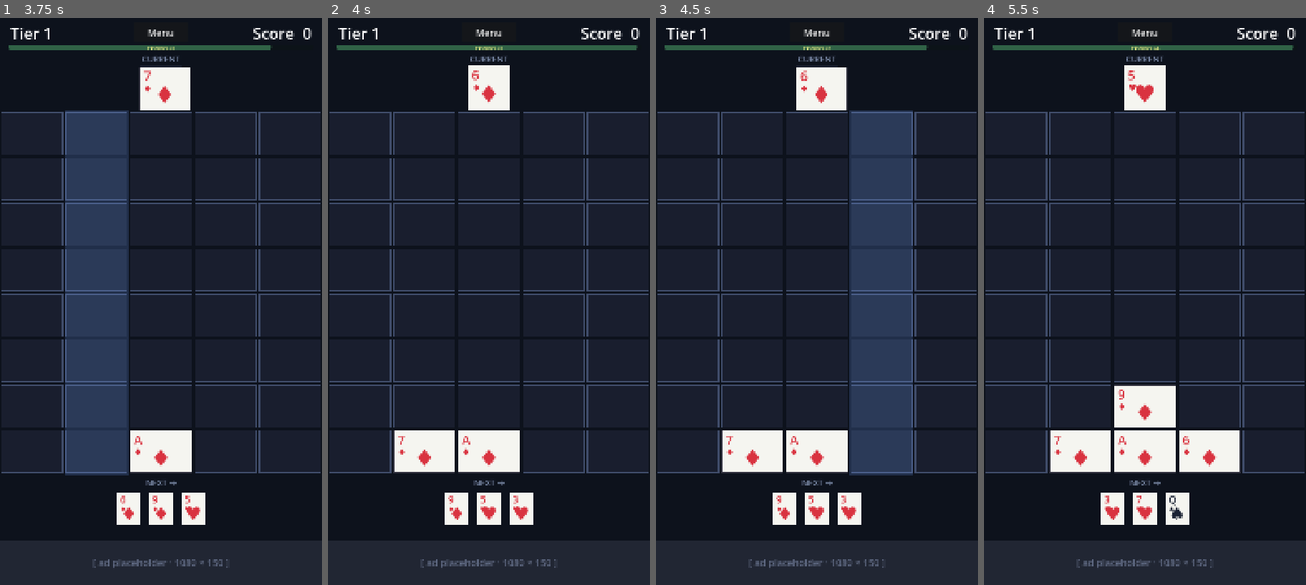
Above: before the commit, frames 1-4 (left to right).
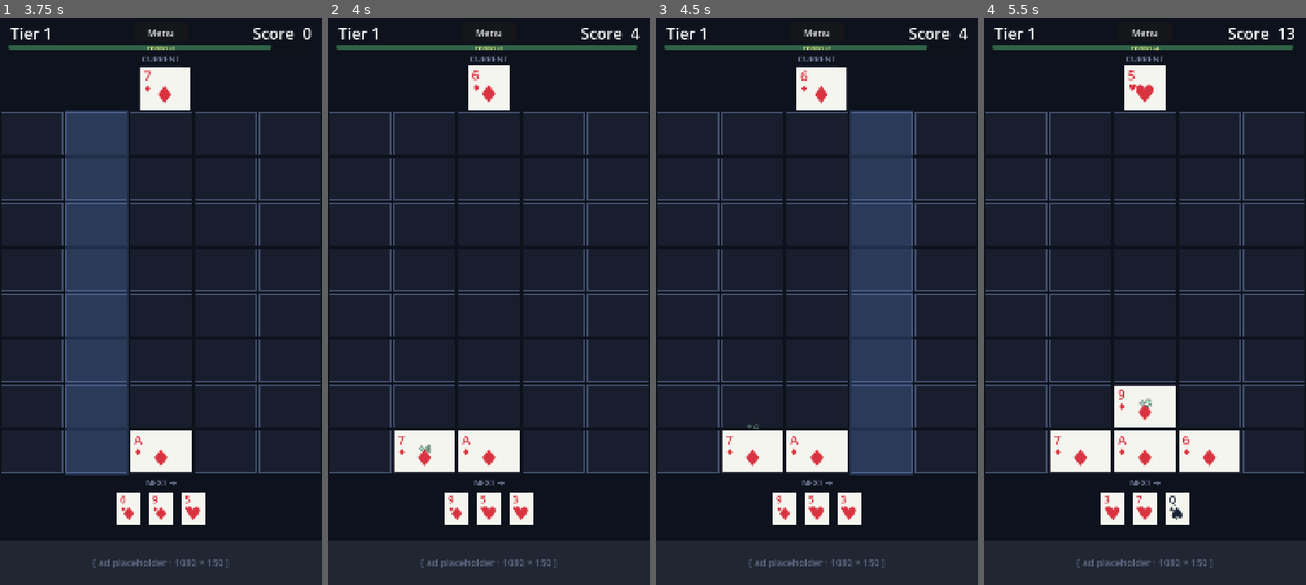
Above: after the commit, the same moments.

Repository: KrisCagle/Godot-CardStack
Game: Godot game, scene res://scenes/Title.tscn
The game is run twice, just before and just after one commit, with the same random seed, the same clock (stepped at 60 frames per second) and the same inputs.
Inputs (mouse positions are in pixels of both pictures, inside the frame that each line leads up to):
- Up to frame 1 (3.75 s): click "PLAY" at 0.5 s; click "Menu" at 1.25 s; click "PLAY" at 2 s; tap Enter at 2.75 s; move the mouse to (161, 290) at 2.77 s; click (161, 290) at 2.92 s; tap Space at 3.5 s; move the mouse to (96, 329) at 3.52 s; click (96, 329) at 3.67 s
- Up to frame 2 (4 s): no input
- Up to frame 3 (4.5 s): move the mouse to (849, 171) at 4.27 s; click (849, 171) at 4.42 s
- Up to frame 4 (5.5 s): move the mouse to (1128, 414) at 5.02 s; click (1128, 414) at 5.17 s

Frame 1 is identical in both runs. In frame 2, less than 0.1% of the frame differs, in the area x 28-97%, y 1-77%; in frame 3, less than 0.1%; in frame 4, 0.3%, in the area x 47-97%, y 1-69%.

Commit message:
Add strategy depth: diagonals, 2x2 same-suit squares, adjacency
Three new scoring axes layered on top of the existing row + bottom-5-
column scans, all weighing into every column-tap decision:

- Diagonals: 5-card down-right and down-left lines now evaluate as
  poker hands. With a 5-wide grid each direction has 4 starting Y
  positions (4 of each direction = 8 possible diagonals), and they
  span the full width so every diagonal touches every column.

- Same-suit 2×2 squares: when a placement forms a 2×2 of one suit,
  award a +20 (× combo) one-time bonus per square. Cells stay on the
  board and remain eligible for normal row/column/diagonal scoring.

- Adjacency on placement: each same-rank neighbor +5, each same-suit
  neighbor +3, both stack and multiply by combo. Encourages clustering.

Per-placement bonuses fire a small floating "+N" popup near the placed
card so the player can see why score moved when no hand cleared.

Also adds class_name PlayField to playfield.gd (and re-types
game.gd's playfield reference) so the inferrer stops complaining
about every cell_local_rect / find_scoring_groups call — kills the
type-warning class going forward. New card_at(col, row) and
find_same_suit_squares_at helpers expose grid lookups without
reaching into the underlying 2D array.

Diff:
--- a/DeckDrop/scripts/game.gd
+++ b/DeckDrop/scripts/game.gd
@@ -40,7 +40,7 @@
 	"Royal Flush": 500,
 }
 
-@onready var playfield: Control = $PlayField
+@onready var playfield: PlayField = $PlayField
 @onready var score_label: Label = $HUD/ScoreLabel
 @onready var tier_label: Label = $HUD/TierLabel
 @onready var back_button: Button = $HUD/BackButton
@@ -125,6 +125,7 @@
 	var placed := _current
 	await _animate_drop(placed, col, target_row)
 	playfield.place_card(placed, col)
+	_apply_placement_bonuses(col, target_row, placed)
 	await _process_cascades()
 	_check_tier_up()
 
@@ -424,6 +425,77 @@
 			return Color(0.90, 0.90, 0.94)
 
 
+# --- per-placement bonuses (strategy depth) ---
+
+
+# Awards adjacency (same-rank +5, same-suit +3 per neighbor) and same-suit 2×2
+# square bonuses (+20 each) for the just-placed card, multiplied by the active
+# combo. Fires a single mini popup near the placement so the player can see why
+# the score moved.
+func _apply_placement_bonuses(col: int, row: int, placed: Card) -> void:
+	if placed == null or placed.is_joker:
+		return
+	var combo_mult := 1.0 + float(maxi(0, _combo - 1)) * COMBO_INCREMENT
+
+	var adj_raw := _adjacency_bonus(col, row, placed)
+	var squares: Array = playfield.find_same_suit_squares_at(col, row)
+	var square_raw := squares.size() * 20
+	var raw_total := adj_raw + square_raw
+	if raw_total <= 0:
+		return
+
+	var earned := int(round(float(raw_total) * combo_mult))
+	score += earned
+	_refresh_score()
+
+	var rect: Rect2 = playfield.cell_local_rect(col, row)
+	var center: Vector2 = playfield.global_position + rect.position + rect.size * 0.5
+	var color: Color = Color(0.70, 1.00, 0.85) if square_raw == 0 else Color(0.80, 0.95, 1.00)
+	_spawn_mini_popup("+%d" % earned, center, color)
+
+
+func _adjacency_bonus(col: int, row: int, placed: Card) -> int:
+	var bonus := 0
+	var neighbors := [
+		Vector2i(col - 1, row),
+		Vector2i(col + 1, row),
+		Vector2i(col, row - 1),
+		Vector2i(col, row + 1),
+	]
+	for n in neighbors:
+		var neighbor: Card = playfield.card_at(n.x, n.y)
+		if neighbor == null or neighbor.is_joker:
+			continue
+		if neighbor.rank == placed.rank:
+			bonus += 5
+		if neighbor.suit == placed.suit:
+			bonus += 3
+	return bonus
+
+
+func _spawn_mini_popup(text: String, world_pos: Vector2, color: Color) -> void:
+	var popup := Label.new()
+	popup.text = text
+	popup.add_theme_font_size_override("font_size", 36)
+	popup.add_theme_color_override("font_color", color)
+	popup.add_theme_color_override("font_outline_color", Color(0, 0, 0, 0.9))
+	popup.add_theme_constant_override("outline_size", 6)
+	popup.z_index = 90
+	popup.mouse_filter = Control.MOUSE_FILTER_IGNORE
+	add_child(popup)
+	await get_tree().process_frame
+	popup.position = world_pos - popup.size * 0.5
+	var start_y := popup.position.y
+
+	var tween := create_tween().set_parallel(true)
+	tween.tween_property(popup, "position:y", start_y - 90.0, 0.7) \
+		.set_trans(Tween.TRANS_QUAD).set_ease(Tween.EASE_OUT)
+	tween.tween_property(popup, "modulate:a", 0.0, 0.45).set_delay(0.25)
+
+	await tween.finished
+	popup.queue_free()
+
+
 func _on_play_again_pressed() -> void:
 	_start_new_game()
 
--- a/DeckDrop/scripts/playfield.gd
+++ b/DeckDrop/scripts/playfield.gd
@@ -1,8 +1,12 @@
+class_name PlayField
 extends Control
 ## The 5x8 play grid. Owns visual rendering, column-tap input, and grid state.
 ## Game.gd asks where a card would land, animates the drop, then commits the
 ## card via place_card and runs the scoring/cascade loop using find_scoring_groups,
 ## clear_cells, and apply_gravity.
+##
+## Scoring axes: full rows (top-to-bottom), bottom-5 of each column, and 5-card
+## diagonals (down-right and down-left, 4 starting positions each in our 5×8 grid).
 
 const GRID_WIDTH := 5
 const GRID_HEIGHT := 8
@@ -128,7 +132,100 @@
 			"axis": "column",
 		})
 
+	# Diagonals (down-right: \) — with width 5, only one x-start fits.
+	for y_start in range(GRID_HEIGHT - 4):
+		var diag_cards: Array = []
+		var complete := true
+		for i in 5:
+			var c: Card = grid[i][y_start + i]
+			if c == null:
+				complete = false
+				break
+			diag_cards.append(c)
+		if not complete:
+			continue
+		var result: Dictionary = HandEvaluator.evaluate(diag_cards)
+		if int(result.score) <= 0:
+			continue
+		var cells: Array = []
+		for i in 5:
+			cells.append(Vector2i(i, y_start + i))
+		groups.append({
+			"cells": cells,
+			"name": result.name,
+			"score": int(result.score),
+			"rank": int(result.rank),
+			"multiplier": int(result.multiplier),
+			"axis": "diag↘",
+		})
+
+	# Diagonals (down-left: /)
+	for y_start in range(GRID_HEIGHT - 4):
+		var diag_cards: Array = []
+		var complete := true
+		for i in 5:
+			var c: Card = grid[GRID_WIDTH - 1 - i][y_start + i]
+			if c == null:
+				complete = false
+				break
+			diag_cards.append(c)
+		if not complete:
+			continue
+		var result: Dictionary = HandEvaluator.evaluate(diag_cards)
+		if int(result.score) <= 0:
+			continue
+		var cells: Array = []
+		for i in 5:
+			cells.append(Vector2i(GRID_WIDTH - 1 - i, y_start + i))
+		groups.append({
+			"cells": cells,
+			"name": result.name,
+			"score": int(result.score),
+			"rank": int(result.rank),
+			"multiplier": int(result.multiplier),
+			"axis": "diag↙",
+		})
+
 	return groups
+
+
+# Returns the 2×2 same-suit squares that include (col, row), as a list of
+# top-left Vector2i corners. Empty array if none. Used for adjacency-style
+# suit-cluster bonuses on placement (does not clear cells).
+func find_same_suit_squares_at(col: int, row: int) -> Array:
+	var squares: Array = []
+	# The cell (col, row) can be any of the four corners of a 2×2.
+	var candidates := [
+		Vector2i(col, row),
+		Vector2i(col - 1, row),
+		Vector2i(col, row - 1),
+		Vector2i(col - 1, row - 1),
+	]
+	for tl in candidates:
+		if tl.x < 0 or tl.y < 0:
+			continue
+		if tl.x + 1 >= GRID_WIDTH or tl.y + 1 >= GRID_HEIGHT:
+			continue
+		var c1: Card = grid[tl.x][tl.y]
+		var c2: Card = grid[tl.x + 1][tl.y]
+		var c3: Card = grid[tl.x][tl.y + 1]
+		var c4: Card = grid[tl.x + 1][tl.y + 1]
+		if c1 == null or c2 == null or c3 == null or c4 == null:
+			continue
+		# Jokers don't count toward suit matching here (treat as mismatched).
+		if c1.is_joker or c2.is_joker or c3.is_joker or c4.is_joker:
+			continue
+		if c1.suit == c2.suit and c2.suit == c3.suit and c3.suit == c4.suit:
+			squares.append(tl)
+	return squares
+
+
+# Returns the card at (col, row), or null. Public accessor so game.gd doesn't
+# need to reach into grid[][] directly.
+func card_at(col: int, row: int) -> Card:
+	if col < 0 or col >= GRID_WIDTH or row < 0 or row >= GRID_HEIGHT:
+		return null
+	return grid[col][row]
 
 
 func clear_cells(cells: Array) -> void:
Not shown, added: DeckDrop/scripts/game_over_panel.gd.uid
